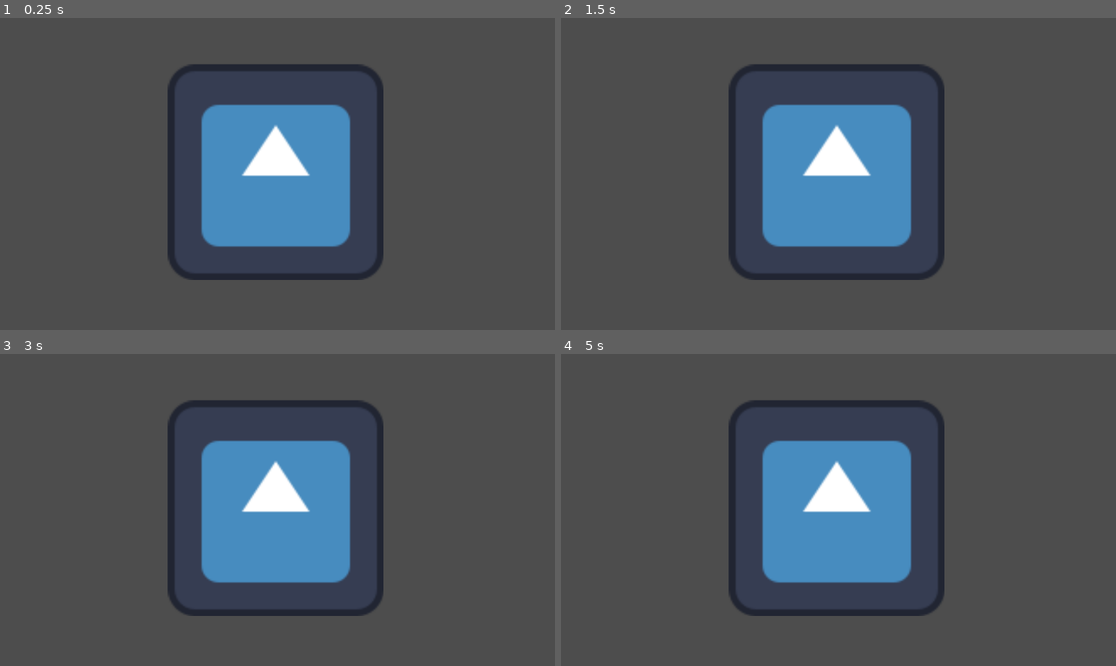
Above: before the commit, frames 1-4 (two rows, left to right).
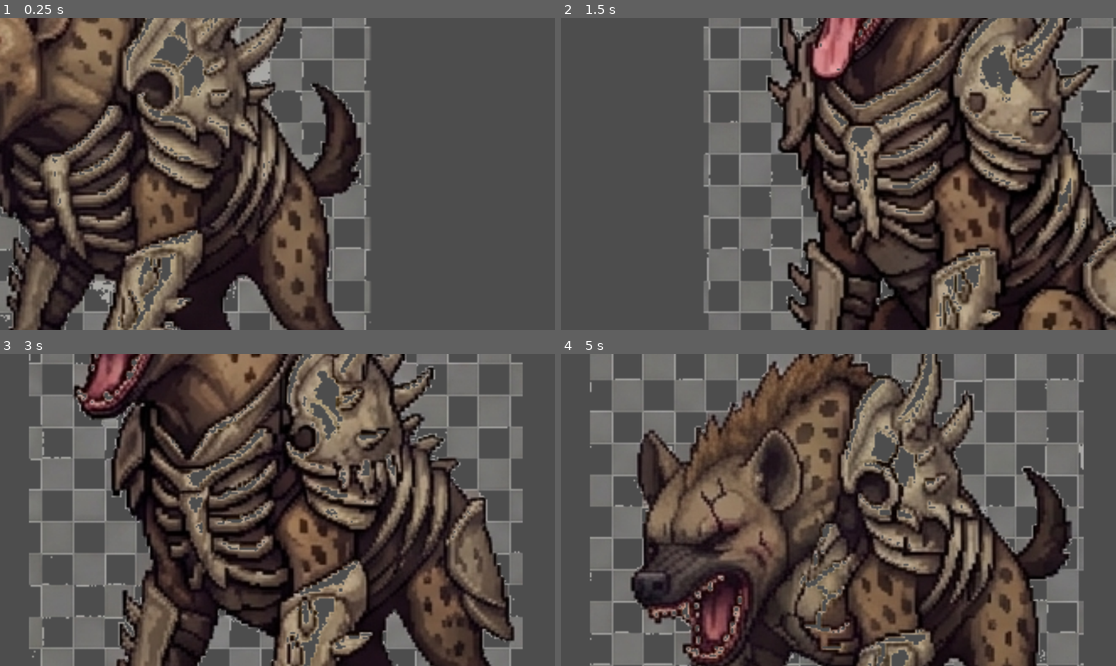
Above: after the commit, the same moments.

Repository: Yosseph-Getnet/The_Guardian_of_the_Fields
Game: Godot game, scene res://tasks/task_26_scavenger_king/scenes/L3_ScavengerKing.tscn
Same seed, same stepped clock (60 frames per second), same inputs: the game is played once before the commit and once after it. The project has no main scene, so this scene is started directly. The engine's default icon, where the game draws it, is replaced by a stand-in: a white triangle on a blue panel in a dark square.
Inputs:
- Up to frame 1 (0.25 s): no input
- Up to frame 2 (1.5 s): no input
- Up to frame 3 (3 s): no input
- Up to frame 4 (5 s): no input

The runs differ from the first frame. In frame 1, 57% of the frame differs, in the area x 0-70%, y 0-100%; in frame 2, 61%; in frame 3, 69%; in frame 4, 69%, in the area x 5-95%, y 0-100%.

Commit message:
Add boss sprites Phase 1 and Phase 2

Diff:
--- a/tasks/task_26_scavenger_king/scenes/L3_ScavengerKing.tscn
+++ b/tasks/task_26_scavenger_king/scenes/L3_ScavengerKing.tscn
@@ -6,6 +6,14 @@
 [ext_resource type="Script" uid="uid://dxk4awxe21myx" path="res://tasks/task_26_scavenger_king/scripts/L3_BossInertHazardArea.gd" id="4_inert"]
 [ext_resource type="Script" uid="uid://c861fxyccpqcf" path="res://tasks/task_26_scavenger_king/scripts/L3_ScavengerKingPreviewCamera.gd" id="5_cam"]
 [ext_resource type="Texture2D" uid="uid://b1idpimni254t" path="res://icon.svg" id="6_icon"]
+[ext_resource type="Texture2D" uid="uid://2x7pr83nhko8" path="res://tasks/task_26_scavenger_king/Assets/phase1/L3_ScavengerKing_P1_1.png" id="7_p1_1"]
+[ext_resource type="Texture2D" uid="uid://dvjdtgaxdiblg" path="res://tasks/task_26_scavenger_king/Assets/phase1/L3_ScavengerKing_P1_2.png" id="8_p1_2"]
+[ext_resource type="Texture2D" uid="uid://vt6meurw0bk1" path="res://tasks/task_26_scavenger_king/Assets/phase1/L3_ScavengerKing_P1_3.png" id="9_p1_3"]
+[ext_resource type="Texture2D" uid="uid://chvnyll7mngui" path="res://tasks/task_26_scavenger_king/Assets/phase1/L3_ScavengerKing_P1_4.png" id="10_p1_4"]
+[ext_resource type="Texture2D" uid="uid://bu41gtcn4165v" path="res://tasks/task_26_scavenger_king/Assets/phase2/L3_ScavengerKing_P2_1.png" id="11_p2_1"]
+[ext_resource type="Texture2D" uid="uid://bclbdj88a7jj" path="res://tasks/task_26_scavenger_king/Assets/phase2/L3_ScavengerKing_P2_2.png" id="12_p2_2"]
+[ext_resource type="Texture2D" uid="uid://d3vt7ue1d4c1c" path="res://tasks/task_26_scavenger_king/Assets/phase2/L3_ScavengerKing_P2_3.png" id="13_p2_3"]
+[ext_resource type="Texture2D" uid="uid://5c53vqvuk1lw" path="res://tasks/task_26_scavenger_king/Assets/phase2/L3_ScavengerKing_P2_4.png" id="14_p2_4"]
 
 [sub_resource type="AtlasTexture" id="AtlasTexture_placeholder"]
 atlas = ExtResource("6_icon")
@@ -24,6 +32,46 @@
 
 [sub_resource type="RectangleShape2D" id="RectangleShape2D_col"]
 size = Vector2(128, 256)
+
+[sub_resource type="SpriteFrames" id="SpriteFrames_p1"]
+animations = [{
+"frames": [{
+"duration": 1.0,
+"texture": ExtResource("7_p1_1")
+}, {
+"duration": 1.0,
+"texture": ExtResource("8_p1_2")
+}, {
+"duration": 1.0,
+"texture": ExtResource("9_p1_3")
+}, {
+"duration": 1.0,
+"texture": ExtResource("10_p1_4")
+}],
+"loop": true,
+"name": &"default",
+"speed": 5.0
+}]
+
+[sub_resource type="SpriteFrames" id="SpriteFrames_p2"]
+animations = [{
+"frames": [{
+"duration": 1.0,
+"texture": ExtResource("11_p2_1")
+}, {
+"duration": 1.0,
+"texture": ExtResource("12_p2_2")
+}, {
+"duration": 1.0,
+"texture": ExtResource("13_p2_3")
+}, {
+"duration": 1.0,
+"texture": ExtResource("14_p2_4")
+}],
+"loop": true,
+"name": &"default",
+"speed": 5.0
+}]
 
 [node name="L3_ScavengerKing" unique_id=374906552 instance=ExtResource("1_base")]
 
@@ -51,15 +99,17 @@
 [node name="Visuals" type="Node2D" parent="KingBody" index="1" unique_id=2115983507]
 script = ExtResource("3_vis")
 
-[node name="SpritePhase1" type="Sprite2D" parent="KingBody/Visuals" index="0" unique_id=1041344326]
+[node name="SpritePhase1" type="AnimatedSprite2D" parent="KingBody/Visuals" index="0" unique_id=1041344326]
+visible = false
 position = Vector2(95, 131)
-texture = ExtResource("6_icon")
+sprite_frames = SubResource("SpriteFrames_p1")
+autoplay = "default"
 
-[node name="SpritePhase2" type="Sprite2D" parent="KingBody/Visuals" index="1" unique_id=2112869537]
-visible = false
+[node name="SpritePhase2" type="AnimatedSprite2D" parent="KingBody/Visuals" index="1" unique_id=2112869537]
 modulate = Color(1, 0.75, 0.75, 1)
 position = Vector2(96, 132)
-texture = ExtResource("6_icon")
+sprite_frames = SubResource("SpriteFrames_p2")
+autoplay = "default"
 
 [node name="PreviewCamera" type="Camera2D" parent="." index="2" unique_id=378855681]
 position = Vector2(96, 132)
--- a/tasks/task_26_scavenger_king/scripts/L3_ScavengerKingVisuals.gd
+++ b/tasks/task_26_scavenger_king/scripts/L3_ScavengerKingVisuals.gd
@@ -1,29 +1,19 @@
 extends Node2D
 class_name L3_ScavengerKingVisuals
-## Phase 1 = armored, Phase 2 = exposed (swap textures + visibility).
-##
-## Hooking real art:
-## 1. Export PNGs into `res://tasks/task_26_scavenger_king/assets/` (or your lead’s path).
-## 2. Assign **texture_armored** / **texture_exposed** on this node, or set child Sprite2D textures.
-## 3. For animations, use **AnimatedSprite2D** + **SpriteFrames** and drive from `set_phase`.
+## Phase 1 = armored, Phase 2 = exposed (visibility swap between animations).
 
-var _sprite_armored: Sprite2D
-var _sprite_exposed: Sprite2D
-
-@export var texture_armored: Texture2D
-@export var texture_exposed: Texture2D
+var _sprite_armored: AnimatedSprite2D
+var _sprite_exposed: AnimatedSprite2D
 
 
 func _ready() -> void:
-	_sprite_armored = get_node_or_null("SpritePhase1") as Sprite2D
-	_sprite_exposed = get_node_or_null("SpritePhase2") as Sprite2D
+	_sprite_armored = get_node_or_null("SpritePhase1") as AnimatedSprite2D
+	_sprite_exposed = get_node_or_null("SpritePhase2") as AnimatedSprite2D
 	if _sprite_armored == null or _sprite_exposed == null:
 		push_error("L3_ScavengerKingVisuals: expected child nodes SpritePhase1 and SpritePhase2.")
 		return
-	if texture_armored != null:
-		_sprite_armored.texture = texture_armored
-	if texture_exposed != null:
-		_sprite_exposed.texture = texture_exposed
+	_sprite_armored.play("default")
+	_sprite_exposed.play("default")
 
 
 func set_phase(phase: Variant) -> void:
Binary file added: tasks/task_26_scavenger_king/assets/phase1/L3_ScavengerKing_P1_1.png
Not shown, added: tasks/task_26_scavenger_king/assets/phase1/L3_ScavengerKing_P1_1.png.import
Binary file added: tasks/task_26_scavenger_king/assets/phase1/L3_ScavengerKing_P1_2.png
Not shown, added: tasks/task_26_scavenger_king/assets/phase1/L3_ScavengerKing_P1_2.png.import
Binary file added: tasks/task_26_scavenger_king/assets/phase1/L3_ScavengerKing_P1_3.png
Not shown, added: tasks/task_26_scavenger_king/assets/phase1/L3_ScavengerKing_P1_3.png.import
Binary file added: tasks/task_26_scavenger_king/assets/phase1/L3_ScavengerKing_P1_4.png
Not shown, added: tasks/task_26_scavenger_king/assets/phase1/L3_ScavengerKing_P1_4.png.import
Not shown, added: tasks/task_26_scavenger_king/assets/phase1/L3_ScavengerKing_P2_1.png.import
Not shown, added: tasks/task_26_scavenger_king/assets/phase2/L3_ScavengerKing_P1_1.png.import
Binary file added: tasks/task_26_scavenger_king/assets/phase2/L3_ScavengerKing_P2_1.png
Not shown, added: tasks/task_26_scavenger_king/assets/phase2/L3_ScavengerKing_P2_1.png.import
(and 6 more such lines)
